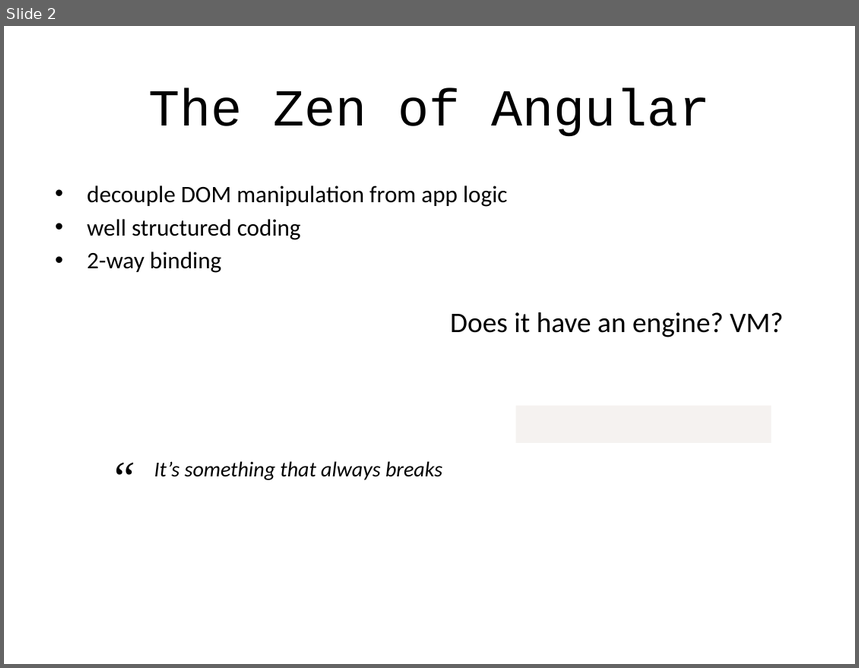
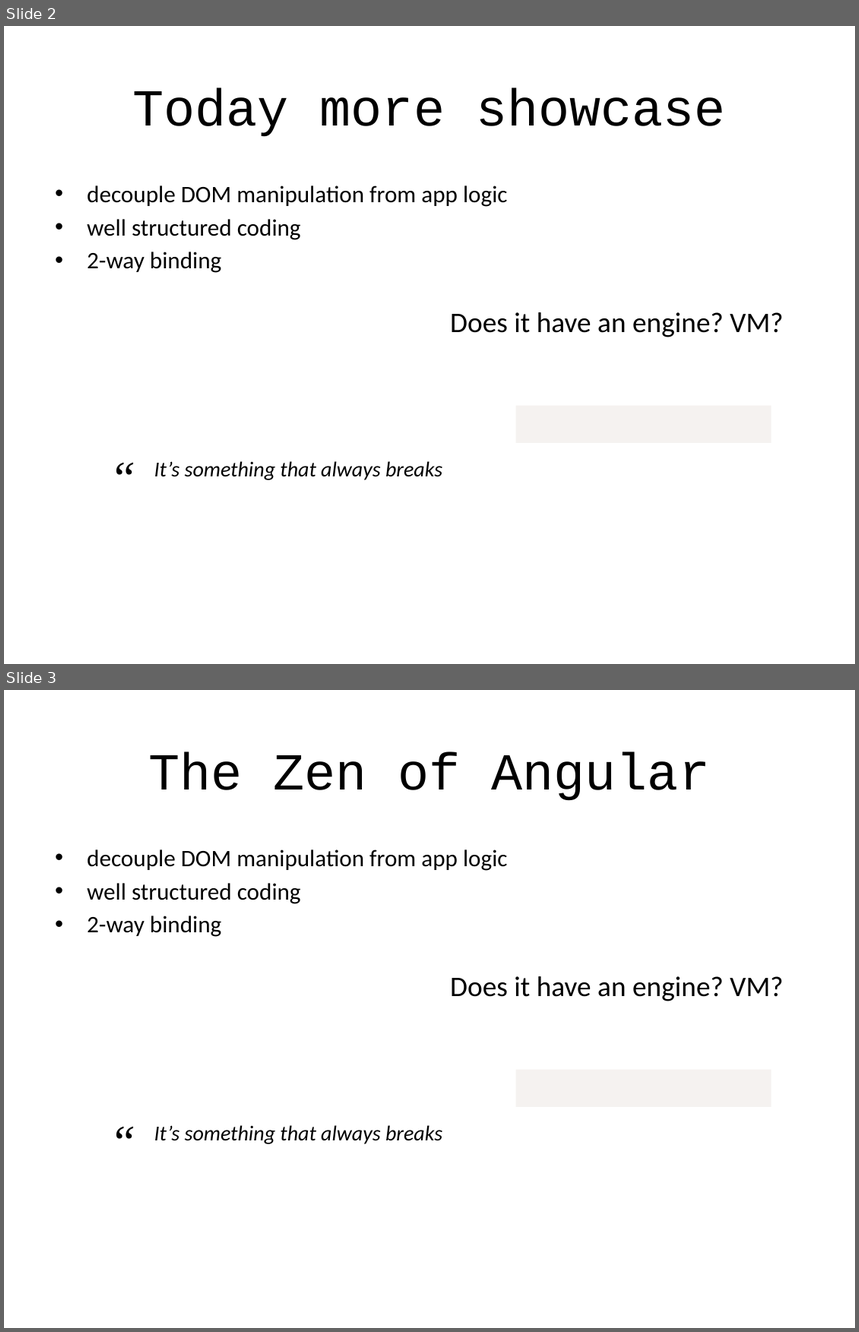
Before and after one commit to alexeymatveevp/angularjs-course, a slide deck: docs/01_ng_basics.pptx. Shown one above the other, each under a label of ours: slide 2 before the commit, slides 2 and 3 after it. The pictures are 859x668 and 859x1332 pixels, drawn with LibreOffice and Linux fonts; fonts in the diff are those of the drawing. Boxes give left, top, right and bottom in pixels: in the first picture for what was removed or moved away, otherwise in the second. Text is boxed around its words. In the diff, an @@ line names an element or a change of style, - is before the commit and + after.

```diff
--- a/docs/01_ng_basics.pptx
+++ b/docs/01_ng_basics.pptx
@@ slide 2 added at <box>4,26,855,664</box>, background #FFFFFF @@
@@ title added at <box>132,88,725,137</box>, 44 pt, text #000000 @@
+Today more showcase
@@ text added at <box>87,186,507,273</box>, 20 pt, text #000000 @@
+• decouple DOM manipulation from app logic
+• well structured coding
+• 2-way binding
@@ text added at <box>450,313,783,338</box>, 24 pt, text #000000 @@
+Does it have an engine? VM?
@@ rectangle added at <box>516,406,772,443</box>, fill #F5F2F0 @@
@@ text added at <box>101,443,145,509</box>, 40 pt, text #000000, italic @@
+“
@@ text added at <box>154,461,443,480</box>, 18 pt, text #000000, italic @@
+It’s something that always breaks
@@ what was slide 2 is now slide 3 @@
```
Also in this commit, not shown: 15 slides changed, 2 other slides added.
